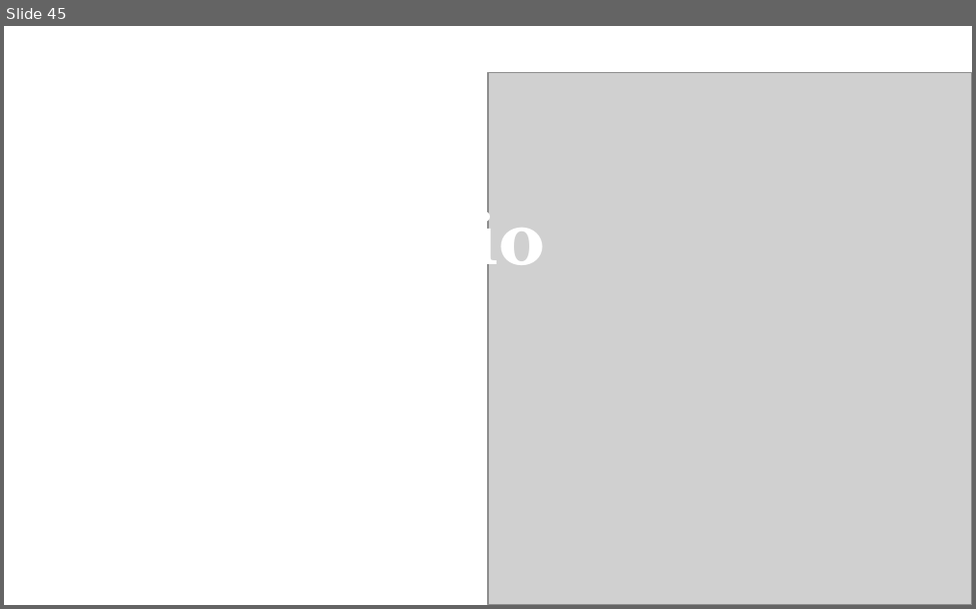
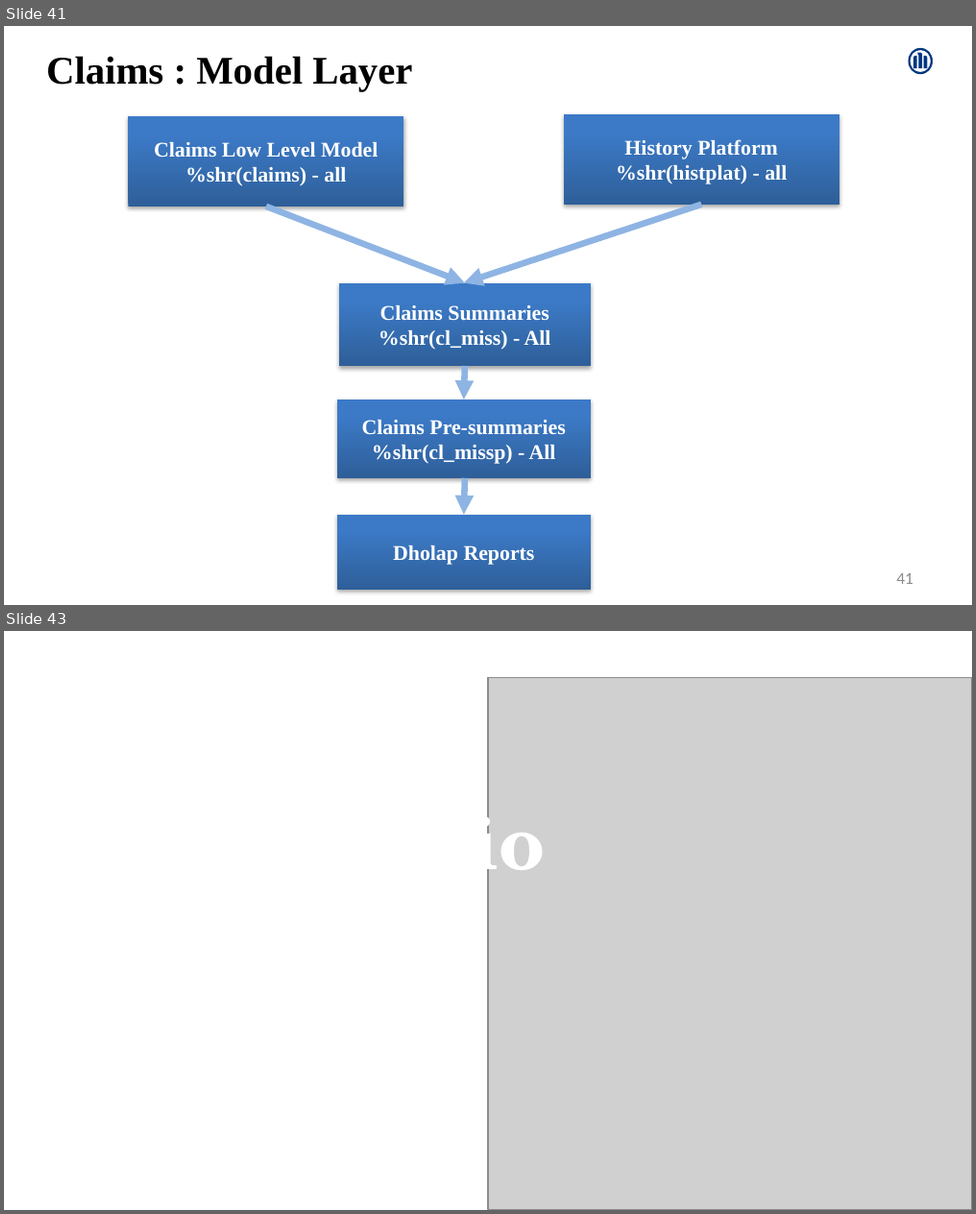
Before and after one commit to Amrutha-Mohan/UpdatedProjects, a slide deck: AmruthaMohan.pptx. Shown one above the other, each under a label of ours: slide 45 before the commit, slides 41 and 43 after it; the slides between them are not shown. The pictures are 976x609 and 976x1214 pixels, drawn with LibreOffice and Linux fonts; fonts in the diff are those of the drawing; grey boxes stand for pictures; background and template pictures are left out. Boxes give left, top, right and bottom in pixels: in the first picture for what was removed or moved away, otherwise in the second. Text is boxed around its words. In the diff, an @@ line names an element or a change of style, - is before the commit and + after.

```diff
--- a/AmruthaMohan.pptx
+++ b/AmruthaMohan.pptx
@@ slide 41 added at box(4, 26, 972, 605), background #FFFFFF @@
@@ freeform shape added at box(907, 48, 931, 74), fill #003781 @@
@@ text added at box(46, 56, 412, 91), 28 pt, text #000000, bold @@
+Claims : Model Layer
@@ rectangle added at box(128, 115, 403, 206), fill gradient #2F5F99 to #3D7CC7 to #3A7CCB, 15 pt, text #FFFFFF, bold @@
+Claims Low Level Model
+%shr(claims) - all
@@ rectangle added at box(563, 113, 839, 205), fill gradient #2F5F99 to #3D7CC7 to #3A7CCB, 15 pt, text #FFFFFF, bold @@
+History Platform
+%shr(histplat) - all
@@ arrow added from (266, 206) to (464, 282), #8EB4E3 4.5 pt @@
@@ arrow added from (701, 205) to (463, 282), #8EB4E3 4.5 pt @@
@@ line added from (37, 249) to (940, 249), #000000 0.75 pt @@
@@ rectangle added at box(338, 282, 590, 365), fill gradient #2F5F99 to #3D7CC7 to #3A7CCB, 15 pt, text #FFFFFF, bold @@
+Claims Summaries
+%shr(cl_miss) - All
@@ arrow added from (464, 365) to (463, 399), #8EB4E3 4.5 pt @@
@@ rectangle added at box(336, 399, 590, 478), fill gradient #2F5F99 to #3D7CC7 to #3A7CCB, 15 pt, text #FFFFFF, bold @@
+Claims Pre-summaries
+%shr(cl_missp) - All
@@ arrow added from (464, 478) to (463, 515), #8EB4E3 4.5 pt @@
@@ rectangle added at box(336, 515, 590, 590), fill gradient #2F5F99 to #3D7CC7 to #3A7CCB, 15 pt, text #FFFFFF, bold @@
+Dholap Reports
@@ page number added at box(896, 573, 913, 584), 12 pt, text #8C8C8C @@
+41
@@ what was slide 45 is now slide 43 @@
```
Also in this commit, not shown: 3 slides changed, 6 other slides added, 9 slides removed.
